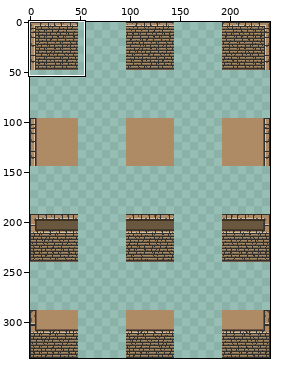
Edited in one commit: sprite sheet (Smaug4/Assets/_Game/Arts/Tilesets/tileset_egito.png). The picture above shows the old version from afar; the outline marks the close-up.
Close-up. Old version:
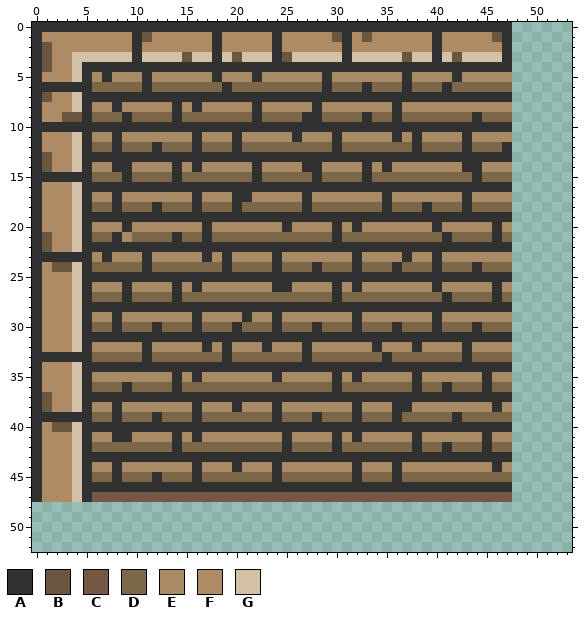
The file is 240x336 pixels. Colours within 5 levels of each other are drawn and written as one. Shown: x 0..53, y 0..52. The commit also changed other parts of the picture, which this record leaves out.
Palette (. is transparent): A #313131  B #69573f  C #745744  D #7d6749  E #a88a64  F #ae8b65  G #d2c1a7
Once edited:
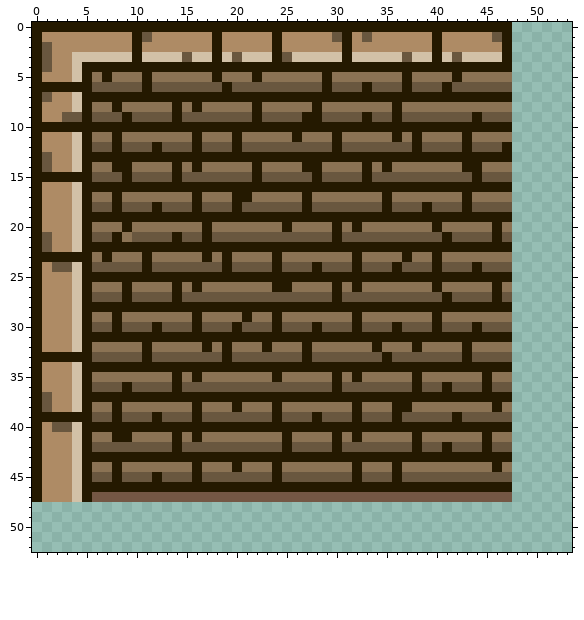
The exact change:
colour A: #313131 -> #241900
colour E: #a88a64 -> #8b7354
Changed rows in their new state; - is a pixel that keeps its letter.
first column x 6:
 6 BBBBB-BBBBBBB-BBBBBBBBB-BBB-BBB-BBB-BBBBBB
 9 BBB-BBBB-BBBBBBB-BBBB--BBBB-BB-BBBBBBB-BBB
12 BB-BBB-BBB-BBB-BBBBBBBBB-BBBBBBB-BBBB-BBB-
15 BBB-BBBB-BBBBBBB-BBBBB-BBBB-BBBBBBBBBB-BBB
18 BB-BBB-BBB-BBB-BBBBBB-BBBBBBB-BBB-BBB-BBBB
21 BB--BBBB-BB-BBBBBBBBBBBB-BBBBBBBBBB-BBBB-B
24 BBBBB-BBBBBBB-BBBB-BBB-BBB-BBB-BBB-BBB-BBB
27 BBB-BBBB-BBBBBBBBBBBBBBB-BBBBBBBBBB-BBBB-B
30 BB-BBB-BBB-BBB-BBB-BBB-BBB-BBB-BBB-BBB-BBB
33 BBBBB-BBBBBBB-BBBBBBB-BBBBBBB-BBBBBBB-BBBB
36 BBB-BBBB-BBBBBBBBBBBBBBB-BBBBBBB-BB-BBB-BB
39 BB-BBB-BBB-BBBBBBB-BBB-BBB-BBB-BBBBB-BBBBB
42 BBBBBBBB-BBBBBBBBBB-BBBB-BBBBBBB-BB-BBB-BB
45 BB-BBB-BBB-BBBBBBB-BBBBBBB-BBB-BBBBBBBBBBB
